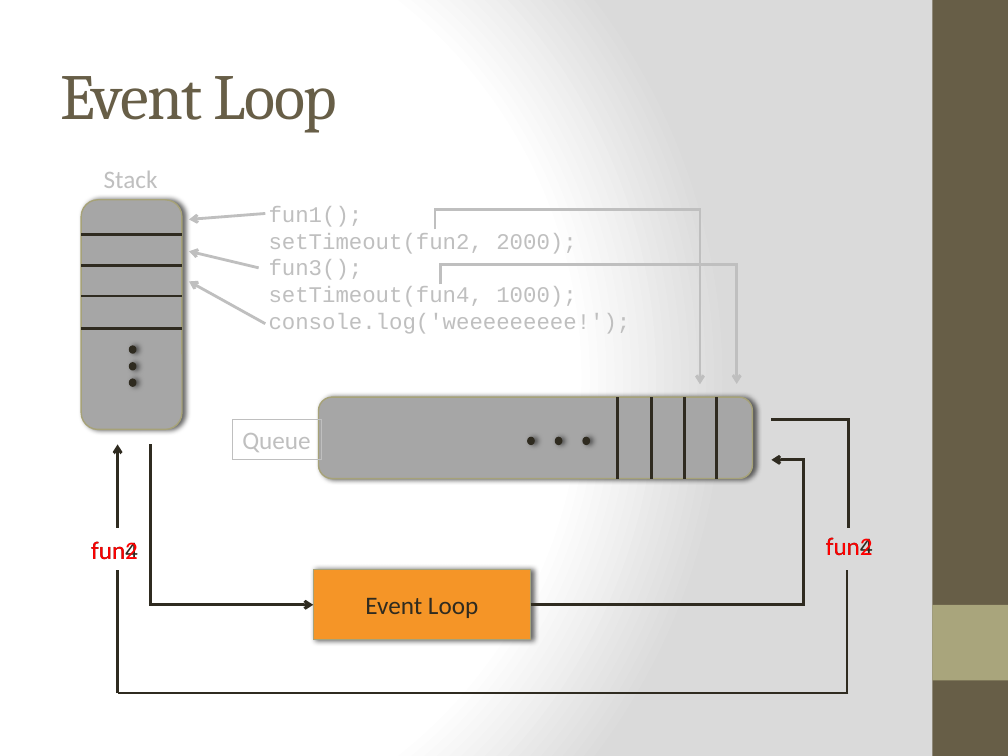
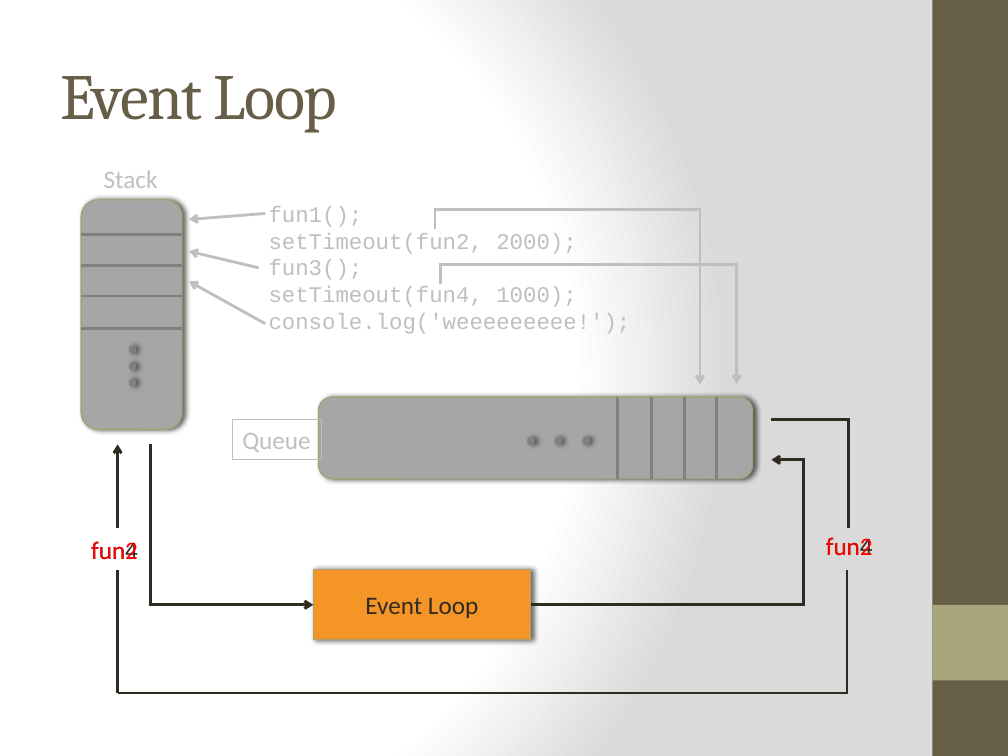
Before and after one commit to cheryly279/AsyncDiscussion, a slide deck: slide 12 of Async_Discussion_9_29_15.pptx. Drawn at 1008x756 pixels with LibreOffice and Linux fonts; fonts in the diff are those of the drawing. Boxes give left, top, right and bottom in pixels: in the first picture for what was removed or moved away, otherwise in the second. Text is boxed around its words. In the diff, an @@ line names an element or a change of style, - is before the commit and + after.

```diff
--- a/Async_Discussion_9_29_15.pptx
+++ b/Async_Discussion_9_29_15.pptx
@@ line (82, 234) - (182, 234): stroke #2F2B20 2 pt to #808080 2 pt @@
@@ line (82, 265) - (182, 265): stroke #2F2B20 2 pt to #808080 2 pt @@
@@ line (82, 296) - (182, 296): stroke #2F2B20 2 pt to #808080 2 pt @@
@@ line (82, 329) - (182, 329): stroke #2F2B20 2 pt to #808080 2 pt @@
@@ fill #2F2B20 to #808080; outline #2F2B20 1 pt to #808080 1 pt in 6 elements at [583,437,589,445], [555,437,561,445], [528,437,534,445], [129,346,135,353], [129,363,135,370], [129,379,135,386] @@
@@ line (618, 397) - (618, 479): stroke #2F2B20 2 pt to #808080 2 pt @@
@@ line (651, 397) - (651, 479): stroke #2F2B20 2 pt to #808080 2 pt @@
@@ line (684, 397) - (684, 479): stroke #2F2B20 2 pt to #808080 2 pt @@
@@ line (717, 397) - (717, 479): stroke #2F2B20 2 pt to #808080 2 pt @@
```
Also in this commit, not shown: 1 other slide changed, 12 slides added.
